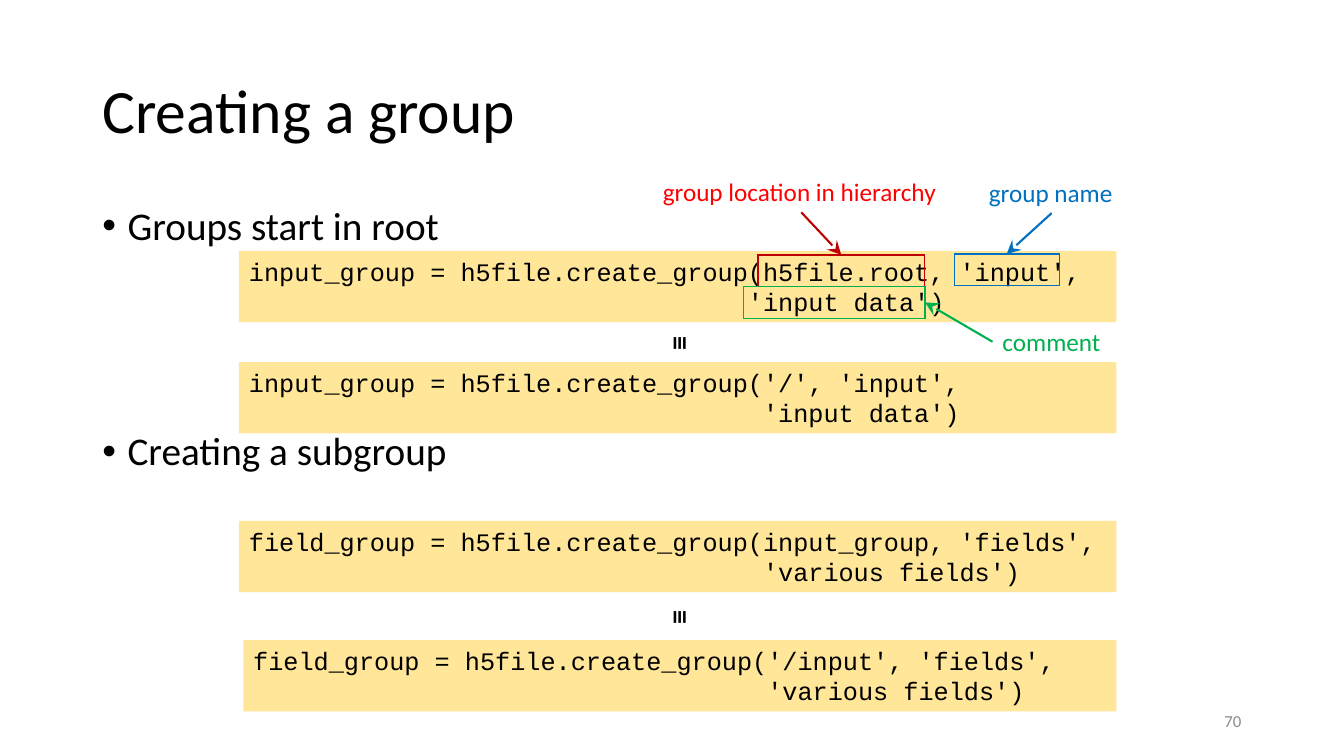
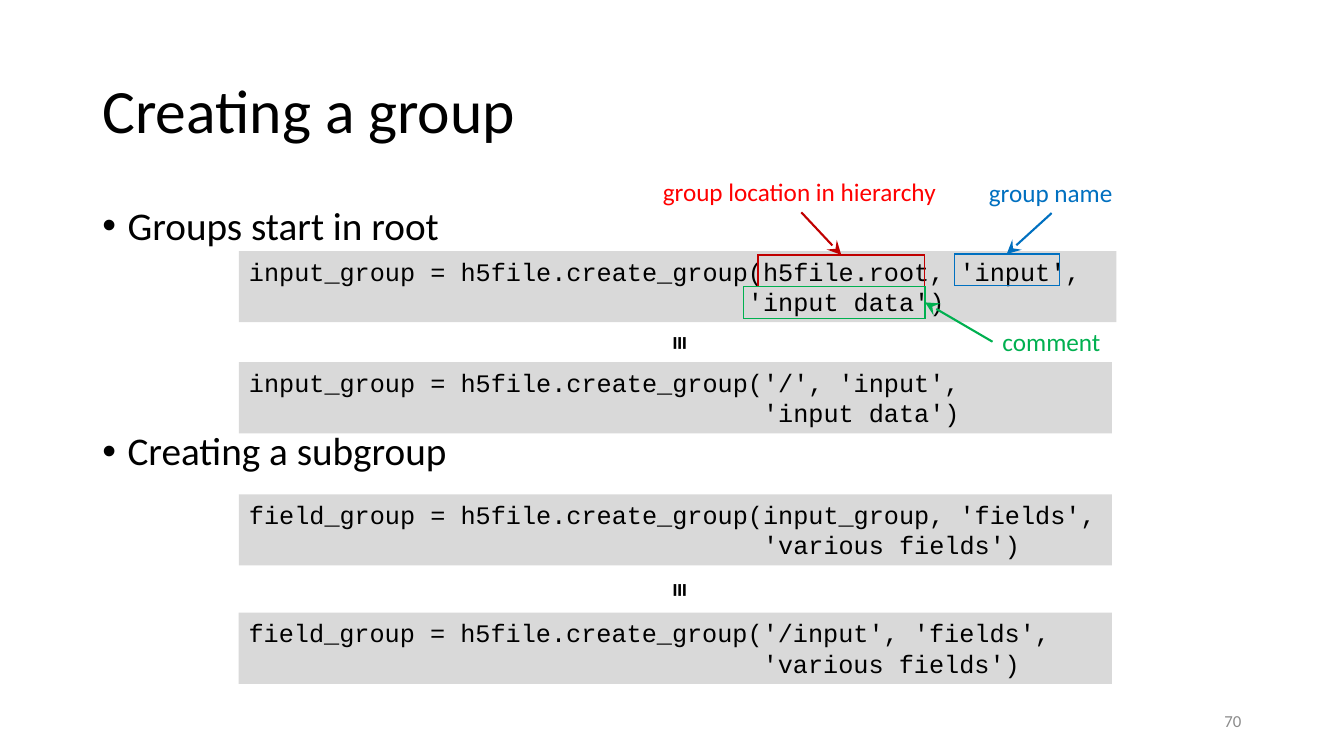
Before and after one commit to gjbex/Scientific-Python, a slide deck: slide 70 of scientific_python.pptx. Drawn at 1344x756 pixels with LibreOffice and Linux fonts; fonts in the diff are those of the drawing. Boxes give left, top, right and bottom in pixels: in the first picture for what was removed or moved away, otherwise in the second. Text is boxed around its words. In the diff, an @@ line names an element or a change of style, - is before the commit and + after.

Commit message:
Fix formatting HDF5 section

```diff
--- a/scientific_python.pptx
+++ b/scientific_python.pptx
@@ rectangle "input_group = h5file.create_group('/', 'input',": place and size @@
-rectangle "input_group = h5file.create_group('/', 'input'," at [239, 362, 1117, 434]
+rectangle "input_group = h5file.create_group('/', 'input'," at [239, 362, 1112, 434]
@@ fill #FFE699 to #D9D9D9 in 4 elements at [239, 251, 1117, 323], [239, 362, 1112, 434], [239, 613, 1112, 685], [239, 494, 1112, 566] @@
@@ rectangle "field_group = h5file.create_group(input_group, 'fields',": place and size @@
-rectangle "field_group = h5file.create_group(input_group, 'fields'," at [239, 521, 1117, 593]
+rectangle "field_group = h5file.create_group(input_group, 'fields'," at [239, 494, 1112, 566]
@@ text "≡": place and size @@
-text "≡" at [659, 600, 704, 636]
+text "≡" at [659, 574, 704, 610]
@@ rectangle "field_group = h5file.create_group('/input', 'fields',": place and size @@
-rectangle "field_group = h5file.create_group('/input', 'fields'," at [243, 640, 1116, 712]
+rectangle "field_group = h5file.create_group('/input', 'fields'," at [239, 613, 1112, 685]
```
Also in this commit, not shown: 13 other slides changed.
